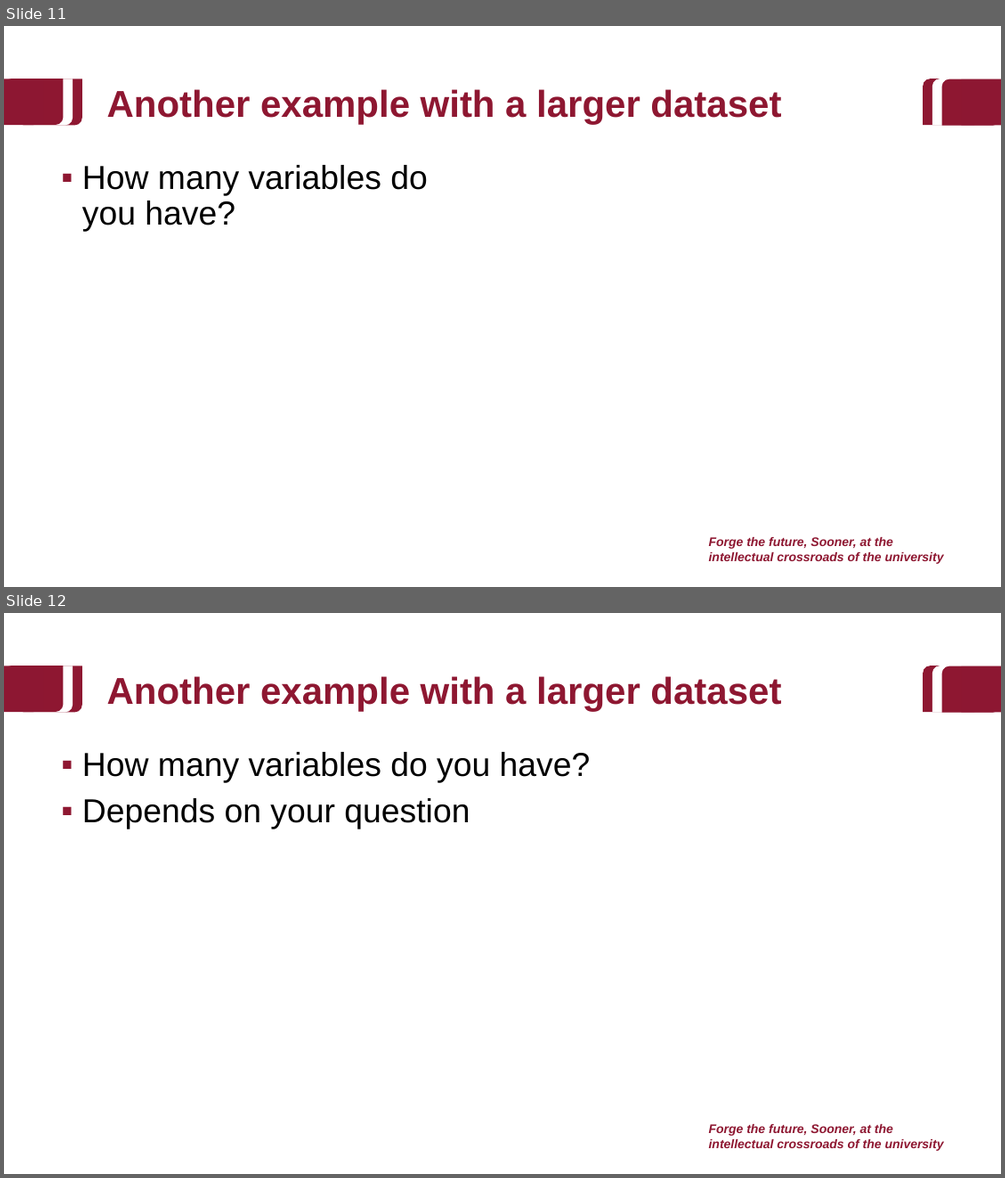
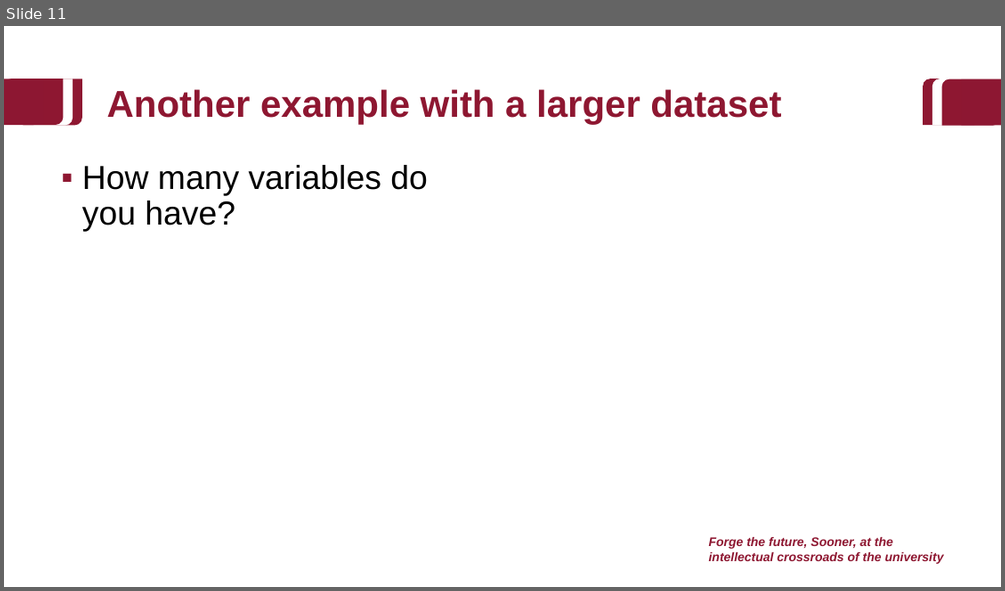
Before and after one commit to baeolophus/2025_data_viz_research, a slide deck: activities.pptx. Shown one above the other, each under a label of ours: slides 11 and 12 before the commit, slide 11 after it. The pictures are 1005x1178 and 1005x591 pixels, drawn with LibreOffice and Linux fonts; fonts in the diff are those of the drawing; background and template pictures are left out. Boxes give left, top, right and bottom in pixels: in the first picture for what was removed or moved away, otherwise in the second. Text is boxed around its words. In the diff, an @@ line names an element or a change of style, - is before the commit and + after.

```diff
--- a/activities.pptx
+++ b/activities.pptx
@@ slide 12 removed at [4,613,1001,1174], background #FFFFFF; not listed: 9 template elements that a slide beside it also shows @@
@@ title removed at [107,676,781,711] @@
-Another example with a larger dataset
@@ text removed at [82,752,591,829] @@
-▪ How many variables do you have?
-▪ Depends on your question
```
Also in this commit, not shown: 16 slides changed, 5 slides added, 1 other slide removed.
